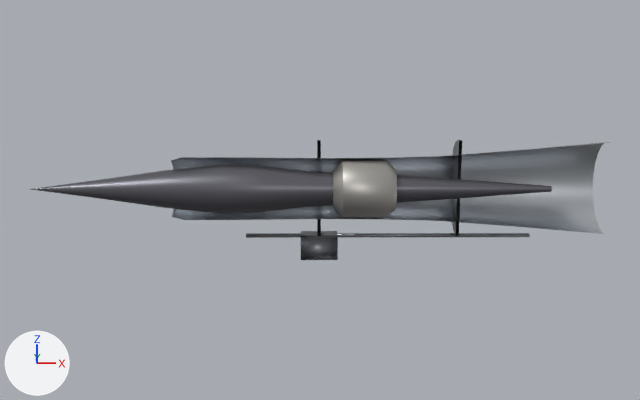
The Blender file blender/jet_engine_scramjet.blend as it was, and as the next commit left it.
The view is the same before and after, from a camera (50 mm lens) standing at (2.11, -9.22, 2.08) and looking at (2.14, 0.11, -0.15). Arrows for +X, +Y and +Z are at lower left; the lights stay in place. The picture after the commit comes second.

Names of what the first picture shows: 'Engine_Detail', 'SJ_CentreBody', 'SJ_Cowl', 'SJ_LinerOuter', 'SJ_Spike'.
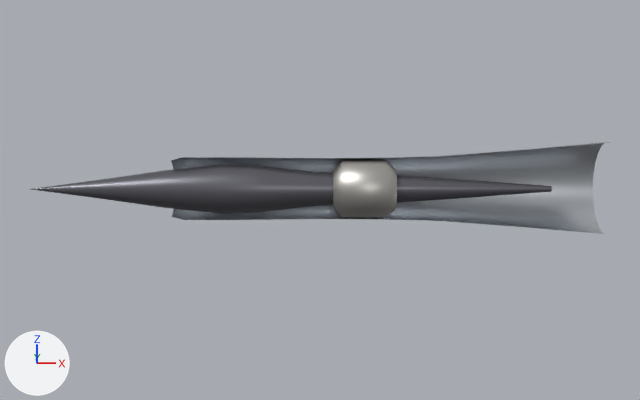
Boxes [x1, y1, x2, y2] around the edits, measured in the pictures (640 x 400 px):
```json
{"object": "Engine_Detail", "change": "deleted", "before": [246, 140, 530, 260]}
```

Edits to the scene script, one JSON object a line:
```json
{"op": "remove", "block": "ob_engine_detail", "code": ["ob_engine_detail = bpy.data.objects.new('Engine_Detail', me_engine_detail_001)", "ob_engine_detail.location = (0.0, 0.0, 0.0)"]}
{"op": "remove", "block": "ob_sj_linerouter", "code": "_m = ob_sj_linerouter.modifiers.new('WN', 'WEIGHTED_NORMAL')"}
{"op": "remove", "block": "ob_sj_linerouter", "code": "_m.keep_sharp = True"}
{"op": "remove", "block": "ob_sj_linerouter", "code": "_m = ob_sj_linerouter.modifiers.new('Bevel', 'BEVEL')"}
{"op": "remove", "block": "ob_sj_linerouter", "code": "_m.width = 0.00198"}
{"op": "remove", "block": "ob_sj_linerouter", "code": "_m.width_pct = 0.00198"}
{"op": "remove", "block": "ob_sj_linerouter", "code": "_m.segments = 2"}
{"op": "remove", "block": "ob_sj_linerouter", "code": "_m.angle_limit = 0.698"}
{"op": "remove", "block": "ob_sj_linerouter", "code": "_m.harden_normals = True"}
```
